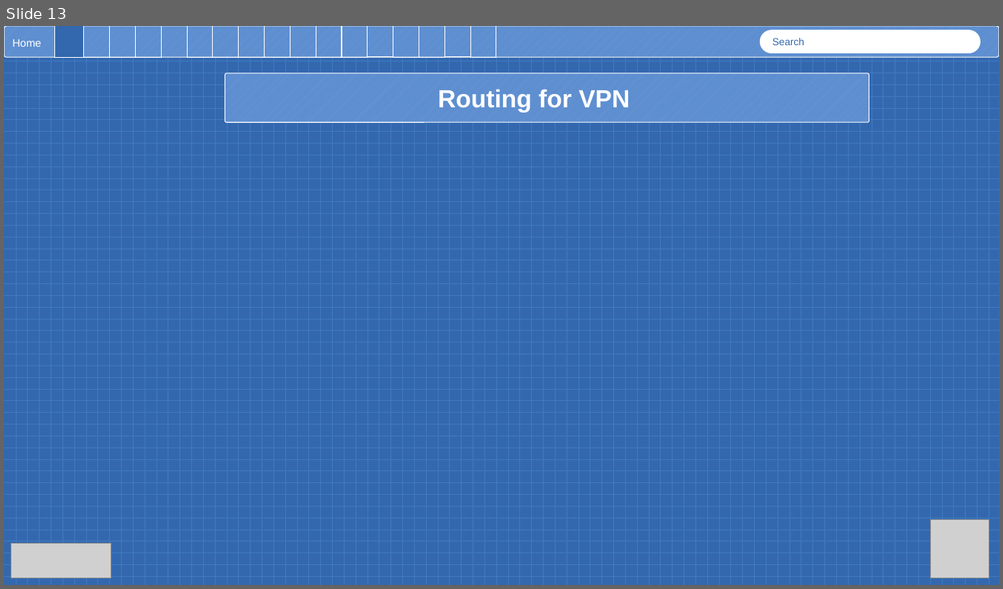
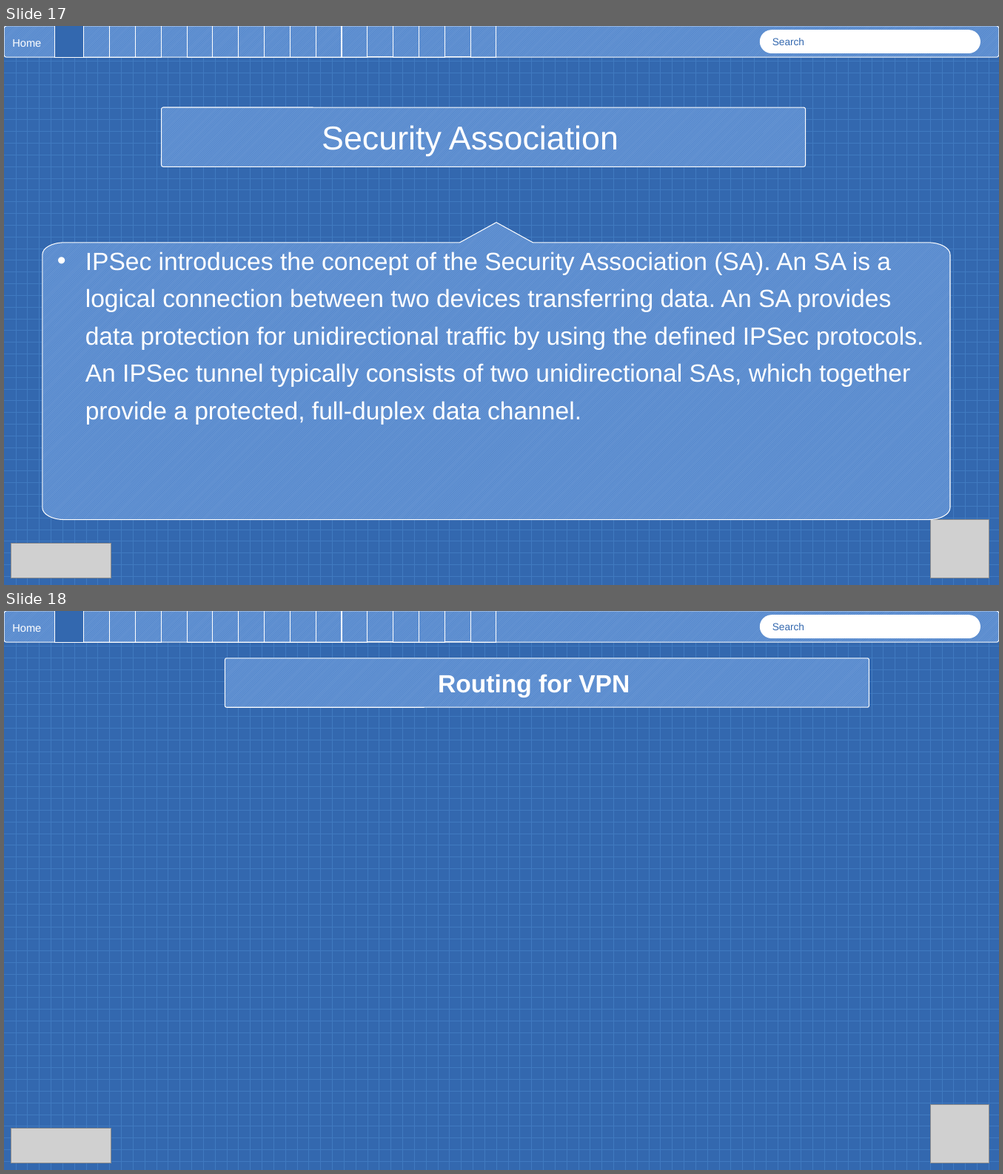
Before and after one commit to austinsonger/DataCommunicationsandNetworking-RobertMorrisUniversity, a slide deck: Virtual Private Networks.pptx. Shown one above the other, each under a label of ours: slide 13 before the commit, slides 17 and 18 after it. The pictures are 1003x589 and 1003x1174 pixels, drawn with LibreOffice and Linux fonts; fonts in the diff are those of the drawing; grey boxes stand for pictures. Boxes give left, top, right and bottom in pixels: in the first picture for what was removed or moved away, otherwise in the second. Text is boxed around its words. In the diff, an @@ line names an element or a change of style, - is before the commit and + after.

```diff
--- a/Virtual Private Networks.pptx
+++ b/Virtual Private Networks.pptx
@@ slide 17 added at <box>4,26,999,585</box>, background pattern #407AC0 on #3368AF @@
@@ rounded rectangle added at <box>4,26,999,57</box>, fill pattern #437CC9 on #6493D2, outline #FFFFFF 0.75 pt @@
@@ text added at <box>12,39,41,47</box>, 10.5 pt, text #FFFFFF @@
+Home
@@ rectangle added at <box>55,26,84,57</box>, fill #3368AF, outline #FFFFFF 0.75 pt @@
@@ rectangle added at <box>84,26,110,57</box>, outline #FFFFFF 0.75 pt @@
@@ rectangle added at <box>110,26,136,57</box>, outline #FFFFFF 0.75 pt @@
@@ rectangle added at <box>135,26,162,57</box>, outline #FFFFFF 0.75 pt @@
@@ rectangle added at <box>187,26,213,57</box>, outline #FFFFFF 0.75 pt @@
@@ rectangle added at <box>213,26,239,57</box>, outline #FFFFFF 0.75 pt @@
@@ rectangle added at <box>239,26,264,57</box>, outline #FFFFFF 0.75 pt @@
@@ rectangle added at <box>264,26,290,57</box>, outline #FFFFFF 0.75 pt @@
@@ rectangle added at <box>290,26,316,57</box>, outline #FFFFFF 0.75 pt @@
@@ rectangle added at <box>316,26,342,57</box>, outline #FFFFFF 0.75 pt @@
@@ rectangle added at <box>341,26,367,57</box>, outline #FFFFFF 0.75 pt @@
@@ rectangle added at <box>367,26,393,57</box>, outline #FFFFFF 0.75 pt @@
@@ rectangle added at <box>393,26,420,57</box>, outline #FFFFFF 0.75 pt @@
@@ rectangle added at <box>419,26,445,57</box>, outline #FFFFFF 0.75 pt @@
@@ rectangle added at <box>445,26,471,57</box>, outline #FFFFFF 0.75 pt @@
@@ rectangle added at <box>470,26,496,57</box>, outline #FFFFFF 0.75 pt @@
@@ rounded rectangle added at <box>760,30,980,53</box>, fill #FFFFFF, outline #FFFFFF 0.75 pt, 9.8 pt, text #3368AF @@
+Search
@@ rounded rectangle added at <box>162,107,805,167</box>, fill pattern #437CC9 on #6493D2, outline #FFFFFF 0.75 pt, 32 pt, text #FFFFFF @@
+Security Association
@@ freeform shape added at <box>42,223,949,520</box>, fill pattern #437CC9 on #6493D2, outline #FFFFFF 0.75 pt, 24 pt, text #FFFFFF @@
+• IPSec introduces the concept of the Security Association (SA). An SA is a logical connection between two devices transferring data. An SA provides data protection for unidirectional traffic by using the defined IPSec protocols. An IPSec tunnel typically consists of two unidirectional SAs, which together provide a protected, full-duplex data channel.
@@ picture added at <box>930,520,989,579</box> @@
@@ picture added at <box>11,544,111,579</box> @@
@@ what was slide 13 is now slide 18 @@
```
Also in this commit, not shown: 4 slides changed, 8 other slides added, 12 slides removed.
